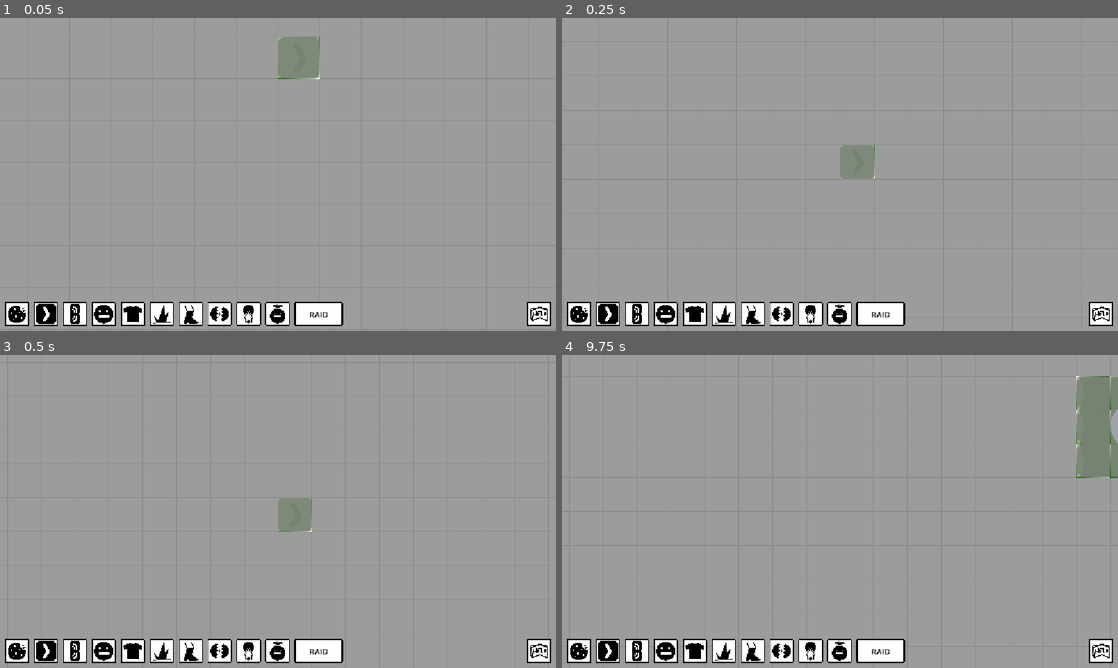
Above: before the commit, frames 1-4 (two rows, left to right).
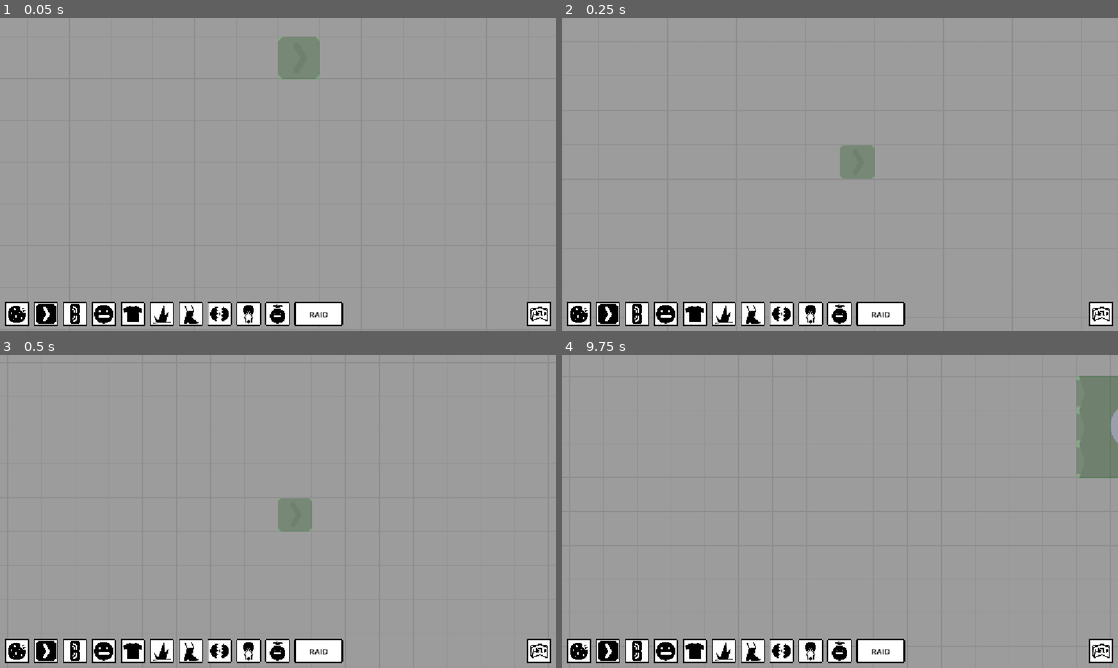
Above: after the commit, the same moments.

Repository: Schlutzkrapfen/Camara-Game
Game: Godot game, scene res://Levels/main_scene_RobertTesting.tscn
The game is run twice, just before and just after one commit, with the same random seed, the same clock (stepped at 60 frames per second) and the same inputs.
Inputs (mouse positions are in pixels of both pictures, inside the frame that each line leads up to):
- Up to frame 1 (0.05 s): no input
- Up to frame 2 (0.25 s): no input
- Up to frame 3 (0.5 s): no input
- Up to frame 4 (9.75 s): click (578, 652) at 0.5 s; click (606, 652) at 1.25 s; click (634, 652) at 2 s; click (667, 652) at 2.75 s; click (695, 652) at 3.5 s; click (723, 652) at 4.25 s; click (751, 652) at 5 s; click (778, 652) at 5.75 s; click (812, 652) at 6.5 s; click (840, 652) at 7.25 s; click "RAID" at 8 s; click (1101, 652) at 8.75 s; click "X" at 9.5 s

The runs differ from the first frame. In frame 1, less than 0.1% of the frame differs, in the area x 50-58%, y 6-20%; in frame 2, less than 0.1%; in frame 3, less than 0.1%; in frame 4, 0.1%, in the area x 92-100%, y 6-40%.

Commit message:
feat: Right Wrong texture

Diff:
--- a/Levels/main_scene_RobertTesting.tscn
+++ b/Levels/main_scene_RobertTesting.tscn
@@ -11,9 +11,7 @@
 [ext_resource type="Script" uid="uid://bko1gb6s0qt05" path="res://Levels/flow_field.gd" id="7_5mrl6"]
 [ext_resource type="Texture2D" uid="uid://cgnh8i2ap5c72" path="res://assets/Sprites/Factories/Aliver.png" id="7_7ioe8"]
 [ext_resource type="Texture2D" uid="uid://cox70khsxs566" path="res://assets/Sprites/Factories/HeadFactory.png" id="7_e6hx3"]
-[ext_resource type="Texture2D" uid="uid://cklbh2npgj3ln" path="res://assets/BuildingCheck/Right.png" id="8_e6hx3"]
 [ext_resource type="Texture2D" uid="uid://bjashyfv41cpn" path="res://assets/Sprites/Factories/Splitter.png" id="8_vv2xv"]
-[ext_resource type="Texture2D" uid="uid://d3ps21yld861w" path="res://assets/BuildingCheck/Wrong.png" id="9_4vxro"]
 [ext_resource type="Script" uid="uid://dw655442tyxqd" path="res://script/check_if_build.gd" id="10_kq7mr"]
 [ext_resource type="Texture2D" uid="uid://mcwipabtk0ga" path="res://assets/Sprites/Factories/GooFactory.png" id="10_vv2xv"]
 [ext_resource type="Texture2D" uid="uid://d1nv5c1vgdg3v" path="res://assets/Sprites/RoughPlan.png" id="12_2d3ho"]
@@ -23,6 +21,8 @@
 [ext_resource type="PackedScene" uid="uid://ifvtipktctcg" path="res://Levels/UI.tscn" id="14_fo3dw"]
 [ext_resource type="PackedScene" uid="uid://b5dskihv6nlwm" path="res://Levels/Settlements/FirstEncounter.tscn" id="15_814nw"]
 [ext_resource type="Script" uid="uid://do8dom7rcdpjx" path="res://script/globals/GameManager.gd" id="15_sf7bd"]
+[ext_resource type="Texture2D" uid="uid://bsmqdfj1qx2kl" path="res://assets/BuildingCheck/Right_2.png" id="18_krsf2"]
+[ext_resource type="Texture2D" uid="uid://dk7ldpc8ttfo6" path="res://assets/BuildingCheck/Wrong_2.png" id="19_o4py4"]
 [ext_resource type="Texture2D" uid="uid://chnfiiflilo6y" path="res://assets/Sprites/Tutorial/Page1.png" id="24_vv2xv"]
 [ext_resource type="Texture2D" uid="uid://dv1cvv0chdhul" path="res://assets/Sprites/Tutorial/Page2.png" id="25_hmfgy"]
 [ext_resource type="PackedScene" uid="uid://lvjyiavoss3n" path="res://Levels/Settlements/FirstHut.tscn" id="25_krsf2"]
@@ -148,12 +148,12 @@
 sources/11 = SubResource("TileSetAtlasSource_u2hbt")
 
 [sub_resource type="TileSetAtlasSource" id="TileSetAtlasSource_8rkvs"]
-texture = ExtResource("8_e6hx3")
+texture = ExtResource("18_krsf2")
 texture_region_size = Vector2i(100, 100)
 0:0/0 = 0
 
 [sub_resource type="TileSetAtlasSource" id="TileSetAtlasSource_xnfqo"]
-texture = ExtResource("9_4vxro")
+texture = ExtResource("19_o4py4")
 texture_region_size = Vector2i(100, 100)
 0:0/0 = 0
 
Binary file added: assets/BuildingCheck/Right_2.png
Not shown, added: assets/BuildingCheck/Right_2.png.import
Binary file added: assets/BuildingCheck/Right_empty.png
Not shown, added: assets/BuildingCheck/Right_empty.png.import
Binary file added: assets/BuildingCheck/Wrong_2.png
Not shown, added: assets/BuildingCheck/Wrong_2.png.import
